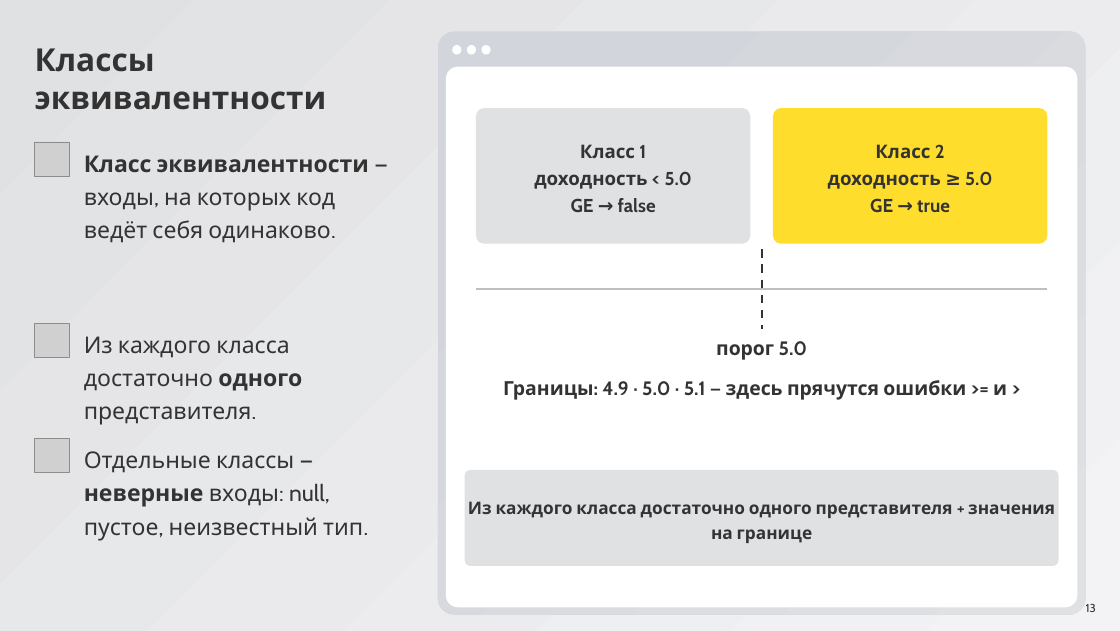
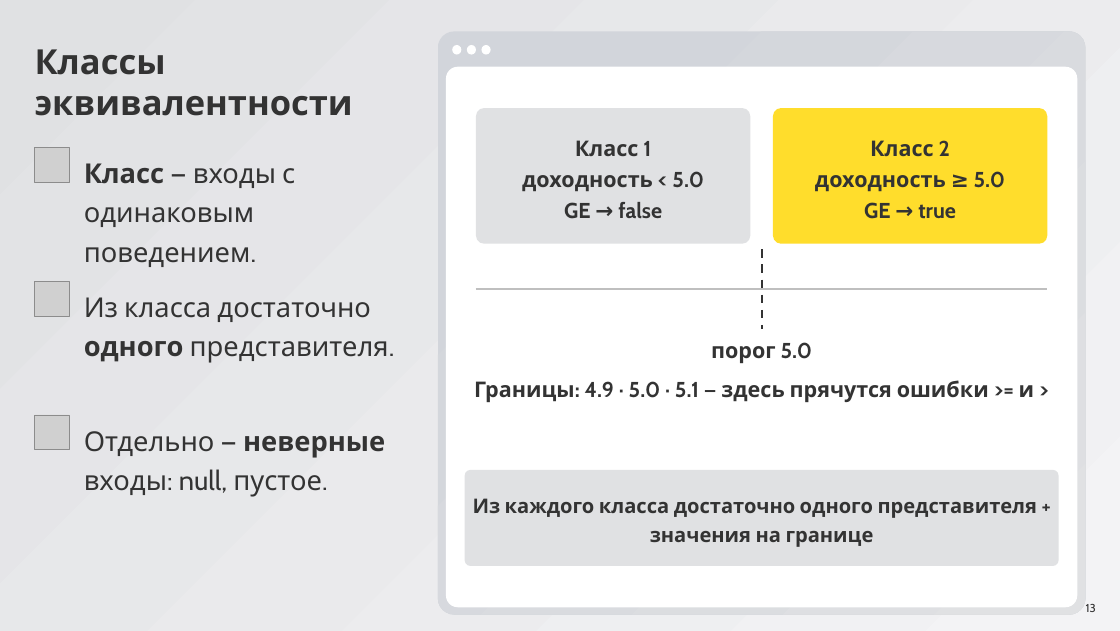
Before and after one commit to ArthurAipov/market-pulse-innopolis, a slide deck: slide 13 of advanced/docs/seminar8/Семинар 8.pptx. Drawn at 1120x631 pixels with LibreOffice and Linux fonts; fonts in the diff are those of the drawing; grey boxes stand for pictures. Boxes give left, top, right and bottom in pixels: in the first picture for what was removed or moved away, otherwise in the second. Text is boxed around its words. In the diff, an @@ line names an element or a change of style, - is before the commit and + after.

```diff
--- a/advanced/docs/seminar8/Семинар 8.pptx
+++ b/advanced/docs/seminar8/Семинар 8.pptx
@@ text "Классы эквивалентности" at (35, 49, 353, 116): size 44 to 48 pt @@
@@ text "Класс 1" at (522, 140, 704, 219): size 26 to 30 pt @@
@@ text "Класс 2" at (815, 140, 1006, 219): size 26 to 30 pt @@
@@ picture: place and size @@
-picture at (35, 142, 69, 176)
+picture at (35, 147, 69, 182)
@@ text at (84, 163, 295, 267): text changed; size 32 to 38 pt @@
-Класс эквивалентности — входы, на которых код ведёт себя одинаково.
+Класс — входы с одинаковым поведением.
@@ picture: place and size @@
-picture at (35, 323, 69, 358)
+picture at (35, 281, 69, 316)
@@ text at (84, 297, 389, 363): text changed; size 32 to 38 pt @@
-Из каждого класса достаточно одного представителя.
+Из класса достаточно одного представителя.
@@ text "порог 5.0" at (711, 342, 813, 363): size 27 to 30 pt @@
@@ text "Границы: 4.9 · 5.0 · ..." at (474, 380, 1035, 402): size 27 to 30 pt @@
@@ picture: place and size @@
-picture at (35, 438, 69, 473)
+picture at (35, 415, 69, 450)
@@ text at (84, 431, 385, 497): text changed; size 32 to 38 pt @@
-Отдельные классы — неверные входы: null, пустое, неизвестный тип.
+Отдельно — неверные входы: null, пустое.
@@ text "Из каждого класса достаточно одного ..." at (473, 498, 1038, 547): size 24 to 28 pt @@
```
Also in this commit, not shown: 31 other slides changed.
